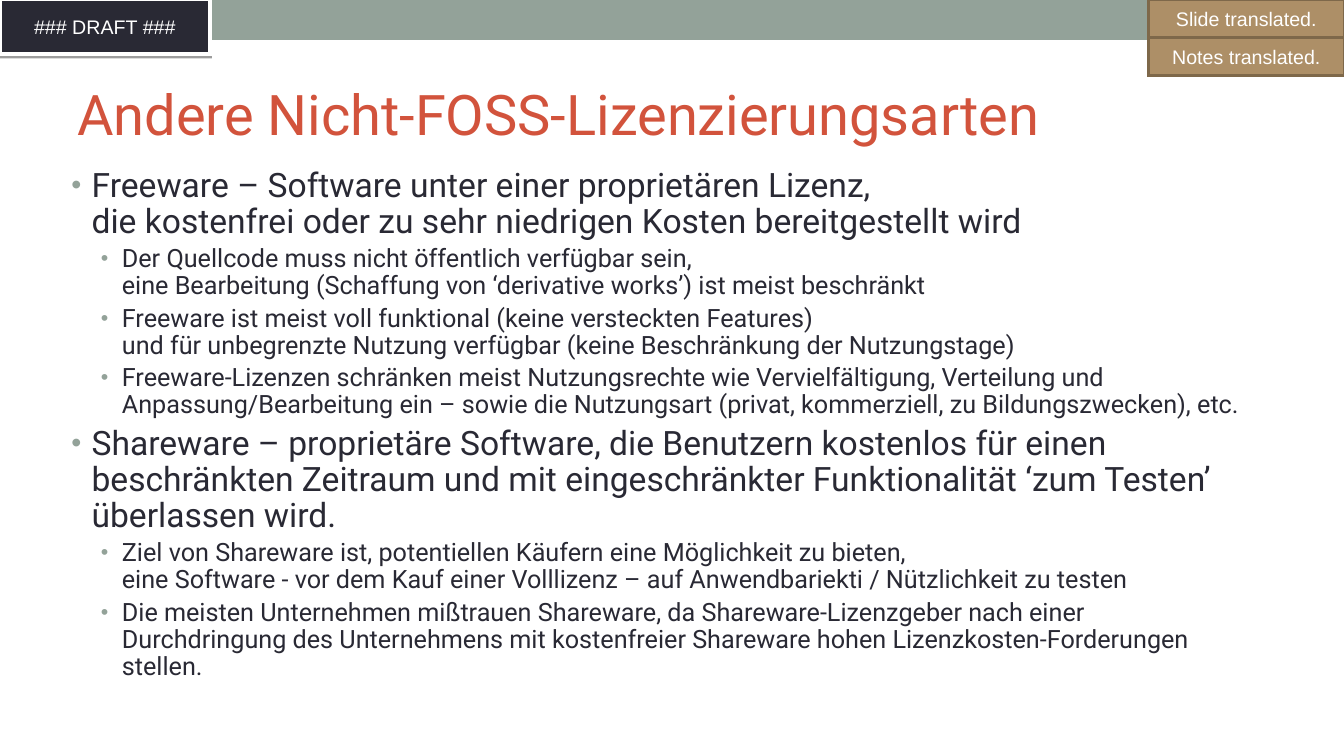
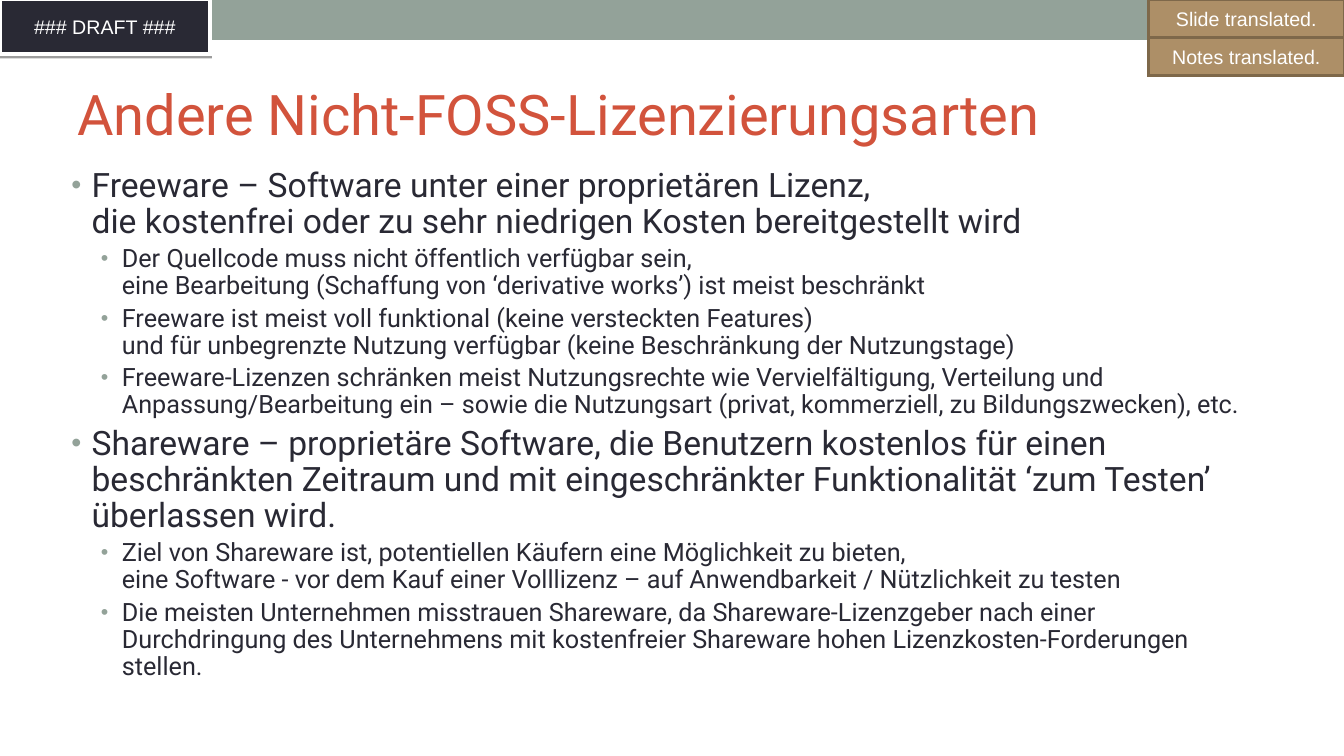
Before and after one commit to SThanheiser/curriculum, a slide deck: slide 18 of translation-DE/slides/DFT_openchain-curriculum-for-1-1_GER.odp. Drawn at 1344x756 pixels with LibreOffice and Linux fonts; fonts in the diff are those of the drawing; background and template pictures are left out. Boxes give left, top, right and bottom in pixels: in the first picture for what was removed or moved away, otherwise in the second. Text is boxed around its words. In the diff, an @@ line names an element or a change of style, - is before the commit and + after.

```diff
--- a/translation-DE/slides/DFT_openchain-curriculum-for-1-1_GER.odp
+++ b/translation-DE/slides/DFT_openchain-curriculum-for-1-1_GER.odp
@@ text at (122, 542, 1189, 676): text changed @@
-  • Ziel von Shareware ist, potentiellen Käufern eine Möglichkeit zu bieten,
-    eine Software - vor dem Kauf einer Volllizenz – auf Anwendbariekti / Nützlichkeit zu testen
-  • Die meisten Unternehmen mißtrauen Shareware, da Shareware-Lizenzgeber nach einer Durchdringung des Unternehmens mit kostenfreier Shareware hohen Lizenzkosten-Forderungen stellen.
+  • Ziel von Shareware ist, potentiellen Käufern eine Möglichkeit zu bieten,
+    eine Software - vor dem Kauf einer Volllizenz – auf Anwendbarkeit / Nützlichkeit zu testen
+  • Die meisten Unternehmen misstrauen Shareware, da Shareware-Lizenzgeber nach einer Durchdringung des Unternehmens mit kostenfreier Shareware hohen Lizenzkosten-Forderungen stellen.
```
Also in this commit, not shown: 15 other slides changed, 6 slides added, 6 slides removed, 1 other file.
